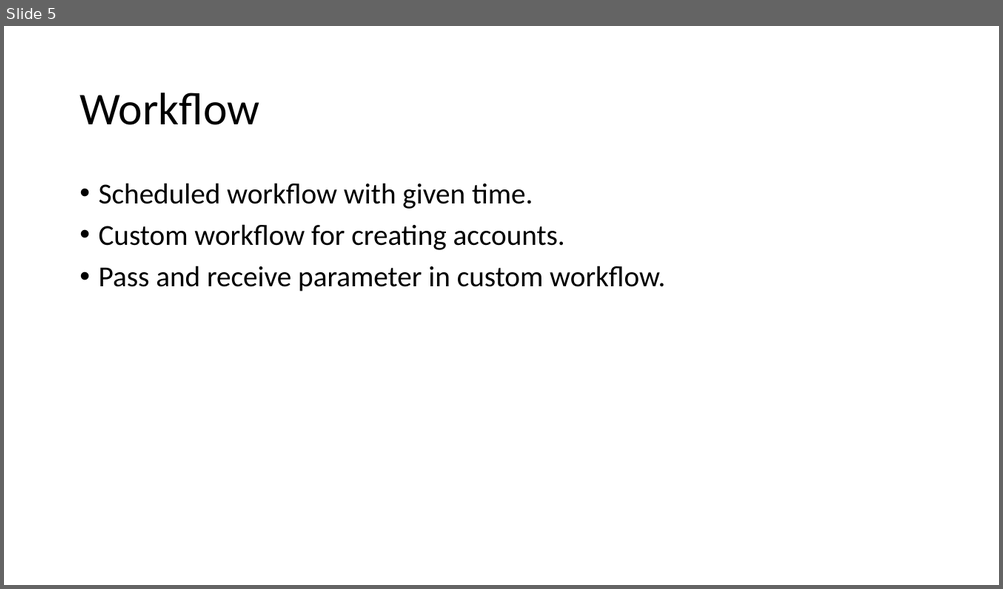
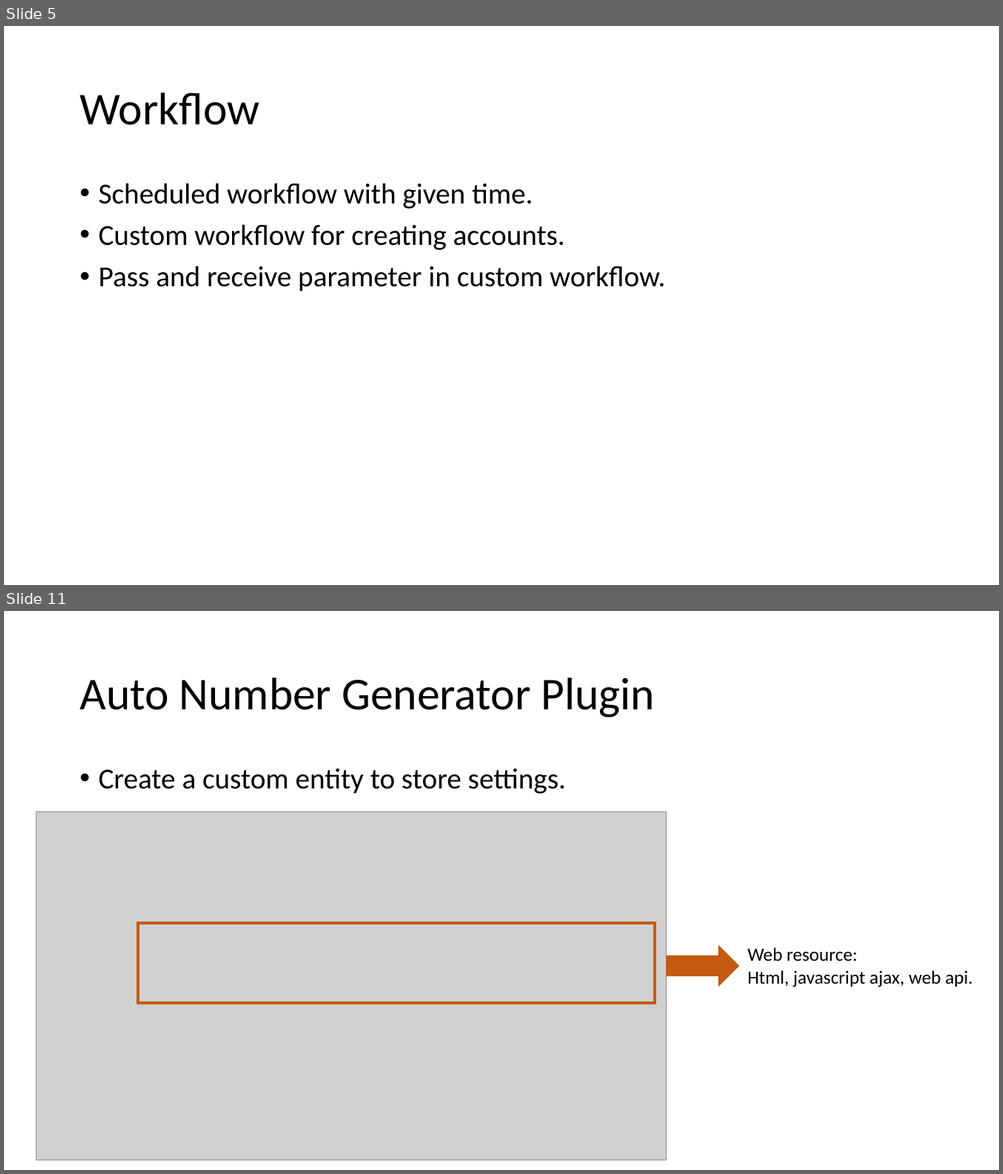
Before and after one commit to hevilhuy/Reports, a slide deck: Document/Report 3.pptx. Shown one above the other, each under a label of ours: slide 5 before the commit, slides 5 and 11 after it; the slides between them are not shown. The pictures are 1003x589 and 1003x1174 pixels, drawn with LibreOffice and Linux fonts; fonts in the diff are those of the drawing; grey boxes stand for pictures. Boxes give left, top, right and bottom in pixels: in the first picture for what was removed or moved away, otherwise in the second. Text is boxed around its words. In the diff, an @@ line names an element or a change of style, - is before the commit and + after.

```diff
--- a/Document/Report 3.pptx
+++ b/Document/Report 3.pptx
@@ slide 11 added at [4, 611, 999, 1170], background #FFFFFF @@
@@ title added at [79, 678, 655, 718], 44 pt, text #000000 @@
+Auto Number Generator Plugin
@@ text added at [99, 769, 566, 794], 28 pt, text #000000 @@
+• Create a custom entity to store settings.
@@ picture added at [36, 812, 666, 1161] @@
@@ rectangle added at [137, 923, 654, 1002], outline #C55A11 3 pt @@
@@ right arrow added at [666, 945, 739, 987], fill #C55A11 @@
@@ text added at [747, 948, 972, 988], 18 pt, text #000000 @@
+Web resource:
+Html, javascript ajax, web api.
```
Also in this commit, not shown: 2 slides changed, 9 other slides added, 2 other files.
